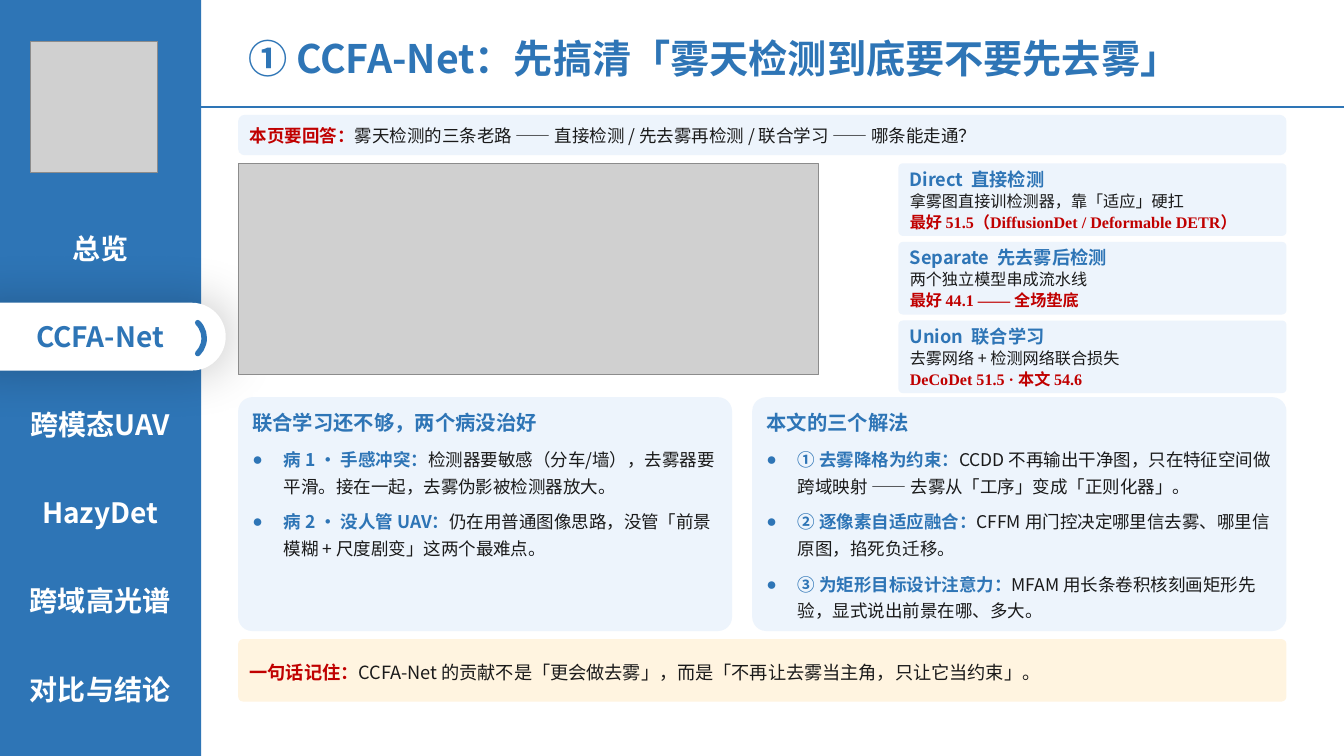
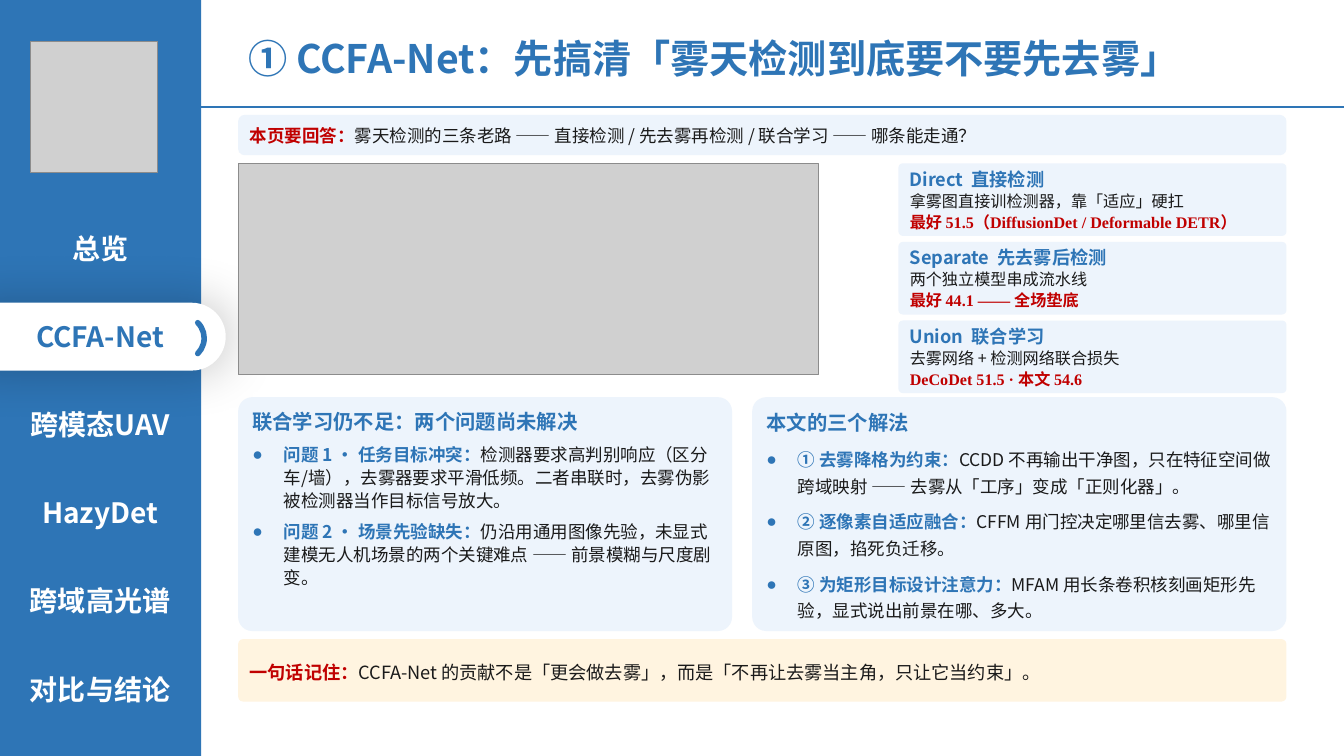
Before and after one commit to 139876/paper-notes, a slide deck: slide 5 of 论文精读/3-HazyDet精读/附件/四篇论文-组会汇报.pptx. Drawn at 1344x756 pixels with LibreOffice and Linux fonts; fonts in the diff are those of the drawing; grey boxes stand for pictures. Boxes give left, top, right and bottom in pixels: in the first picture for what was removed or moved away, otherwise in the second. Text is boxed around its words. In the diff, an @@ line names an element or a change of style, - is before the commit and + after.

```diff
--- a/论文精读/3-HazyDet精读/附件/四篇论文-组会汇报.pptx
+++ b/论文精读/3-HazyDet精读/附件/四篇论文-组会汇报.pptx
@@ text in rounded rectangle at [252,411,711,586]: text changed @@
-联合学习还不够，两个病没治好
-● 病 1 · 手感冲突：检测器要敏感（分车/墙），去雾器要平滑。接在一起，去雾伪影被检测器放大。
-● 病 2 · 没人管 UAV：仍在用普通图像思路，没管「前景模糊 + 尺度剧变」这两个最难点。
+联合学习仍不足：两个问题尚未解决
+● 问题 1 · 任务目标冲突：检测器要求高判别响应（区分车/墙），去雾器要求平滑低频。二者串联时，去雾伪影被检测器当作目标信号放大。
+● 问题 2 · 场景先验缺失：仍沿用通用图像先验，未显式建模无人机场景的两个关键难点 —— 前景模糊与尺度剧变。
```
Also in this commit, not shown: 1 other slide changed.
